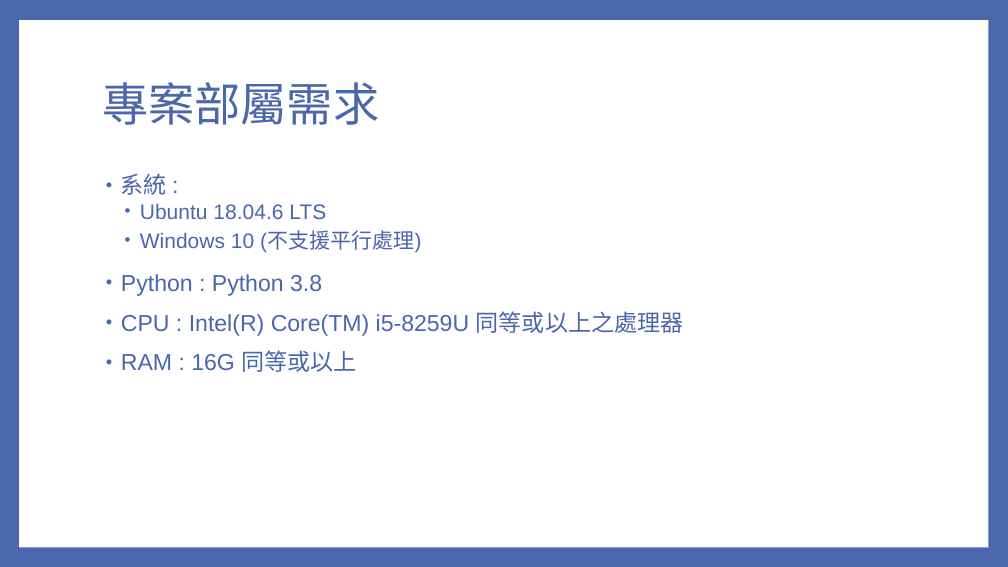
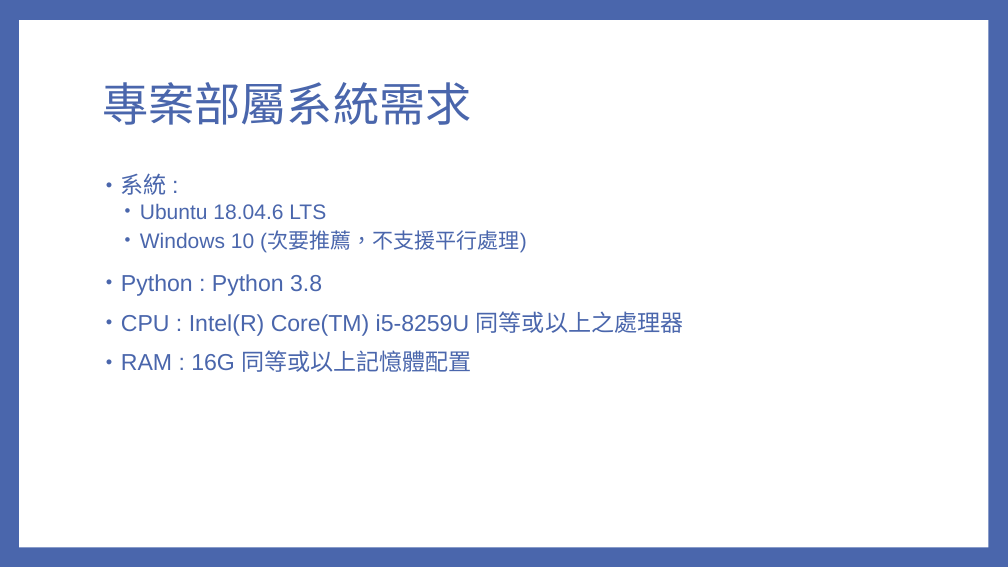
Before and after one commit to ychuang789/labelapi, a slide deck: slide 12 of AudienceAPI_v2.1.pptx. Drawn at 1008x567 pixels with LibreOffice and Linux fonts; fonts in the diff are those of the drawing. Boxes give left, top, right and bottom in pixels: in the first picture for what was removed or moved away, otherwise in the second. Text is boxed around its words. In the diff, an @@ line names an element or a change of style, - is before the commit and + after.

```diff
--- a/AudienceAPI_v2.1.pptx
+++ b/AudienceAPI_v2.1.pptx
@@ title at bbox=[102, 82, 472, 125]: text changed @@
-專案部屬需求
+專案部屬系統需求
@@ text at bbox=[140, 231, 527, 252]: text changed @@
-  • Windows 10 (不支援平行處理)
+  • Windows 10 (次要推薦，不支援平行處理)
@@ text at bbox=[121, 350, 472, 372]: text changed @@
-• RAM : 16G 同等或以上
+• RAM : 16G 同等或以上記憶體配置
```
Also in this commit, not shown: 2 other slides changed, 4 other files.
